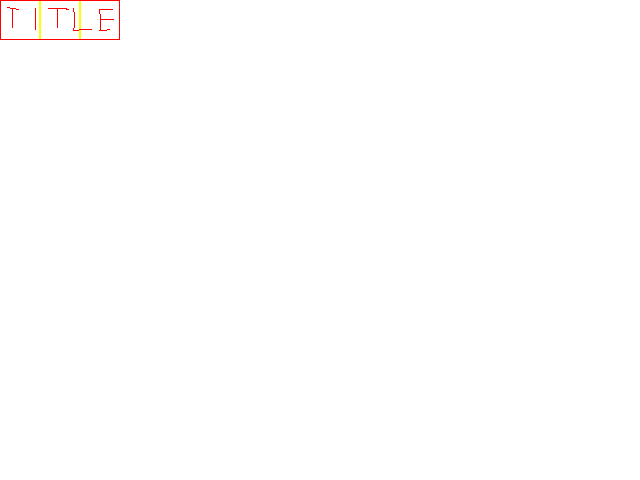
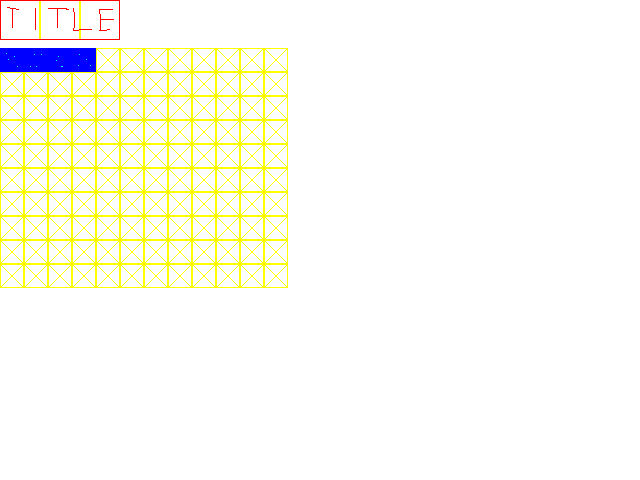
Layered file, before and after one edit (640px x 480px). Changes by layer:
painted on "content" over left=0, top=48, right=96, bottom=72
painted on "Grid" over left=0, top=48, right=288, bottom=288
